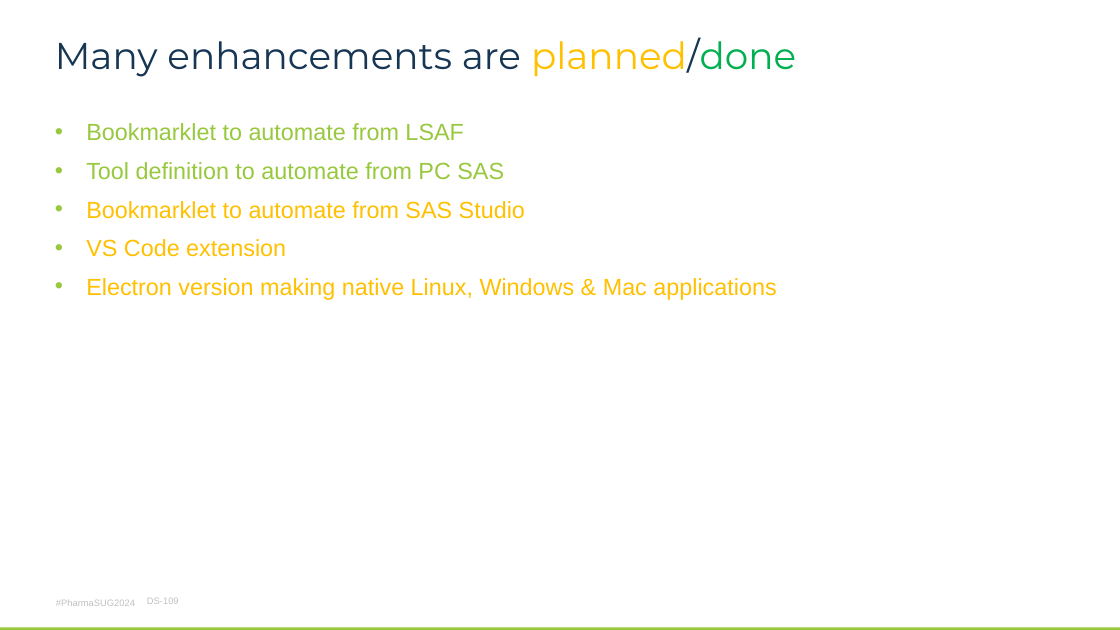
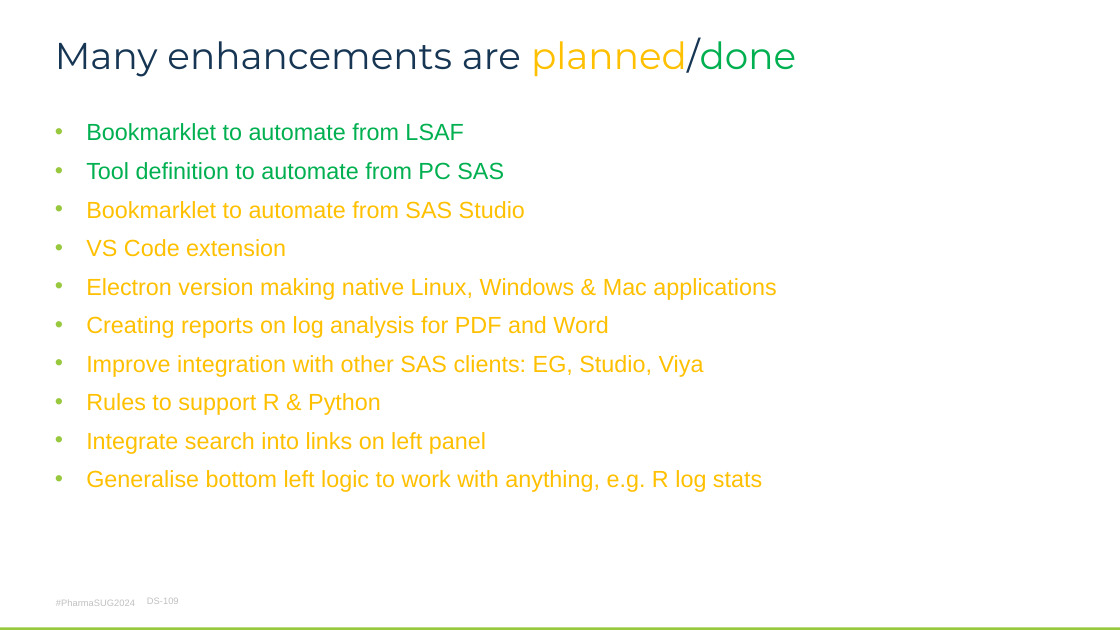
Before and after one commit to philipmason/Wood-Street-Consultants, a slide deck: slide 25 of Papers/2024/Pharmasug 2024/DS-109.pptx. Drawn at 1120x630 pixels with LibreOffice and Linux fonts; fonts in the diff are those of the drawing; background and template pictures are left out. Boxes give left, top, right and bottom in pixels: in the first picture for what was removed or moved away, otherwise in the second. Text is boxed around its words. In the diff, an @@ line names an element or a change of style, - is before the commit and + after.

```diff
--- a/Papers/2024/Pharmasug 2024/DS-109.pptx
+++ b/Papers/2024/Pharmasug 2024/DS-109.pptx
@@ text at [86, 123, 504, 180]: text colour #98C83E to #00B050 in "Bookmarklet to automate from LSAF", "Tool definition to automate from PC SAS" @@
@@ text at [86, 316, 762, 492]: paragraphs added @@
+• Creating reports on log analysis for PDF and Word
+• Improve integration with other SAS clients: EG, Studio, Viya
+• Rules to support R & Python
+• Integrate search into links on left panel
+• Generalise bottom left logic to work with anything, e.g. R log stats
```
Also in this commit, not shown: 10 other slides changed, 2 other files.
